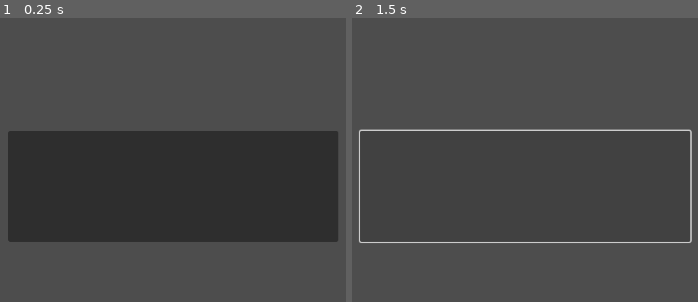
Above: before the commit, frames 1-2 (left to right).
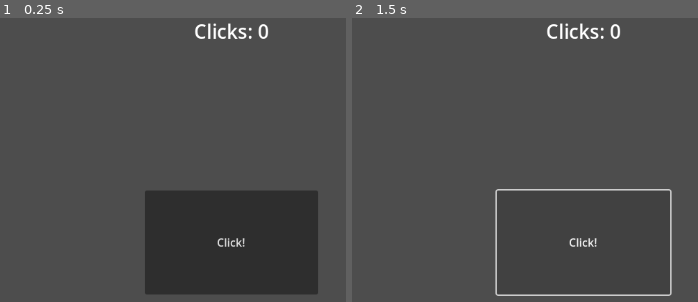
Above: after the commit, the same moments.

Repository: PeanutBouter/Clicker-Game
Game: Godot game, scene res://scenes/clicker_prototype/clicker_prototype.tscn
Same seed, same stepped clock (60 frames per second), same inputs: the game is played once before the commit and once after it. Before the commit the project starts from res://Clicker.tscn.
Inputs (mouse positions are in pixels of both pictures, inside the frame that each line leads up to; where the layout moved, square brackets give the same spot in the first picture):
- Up to frame 1 (0.25 s): no input
- Up to frame 2 (1.5 s): click (583, 242) [525, 185] at 0.5 s; click (583, 242) [525, 185] at 1.25 s

The runs differ from the first frame. In frame 1, 38% of the frame differs, in the area x 2-98%, y 1-98%; in frame 2, 3.1%.
Error after the commit: Invalid access to property or key 'data' on a base object of type 'Nil'. (res://scenes/clicker_prototype/clicker_prototype.gd:14)

Commit message:
creation de data

Diff:
--- a/Clicker.tscn
+++ /dev/null
@@ -1,9 +0,0 @@
-[gd_scene format=3 uid="uid://35fps1womp1t"]
-
-[node name="Node2D" type="Node2D"]
-
-[node name="Button" type="Button" parent="."]
-offset_left = 254.0
-offset_top = 163.0
-offset_right = 730.0
-offset_bottom = 323.0
--- a/icon.svg
+++ /dev/null
@@ -1 +0,0 @@
-<svg xmlns="http://www.w3.org/2000/svg" width="128" height="128"><rect width="124" height="124" x="2" y="2" fill="#363d52" stroke="#212532" stroke-width="4" rx="14"/><g fill="#fff" transform="translate(12.322 12.322)scale(.101)"><path d="M105 673v33q407 354 814 0v-33z"/><path fill="#478cbf" d="m105 673 152 14q12 1 15 14l4 67 132 10 8-61q2-11 15-15h162q13 4 15 15l8 61 132-10 4-67q3-13 15-14l152-14V427q30-39 56-81-35-59-83-108-43 20-82 47-40-37-88-64 7-51 8-102-59-28-123-42-26 43-46 89-49-7-98 0-20-46-46-89-64 14-123 42 1 51 8 102-48 27-88 64-39-27-82-47-48 49-83 108 26 42 56 81zm0 33v39c0 276 813 276 814 0v-39l-134 12-5 69q-2 10-14 13l-162 11q-12 0-16-11l-10-65H446l-10 65q-4 11-16 11l-162-11q-12-3-14-13l-5-69z"/><path d="M483 600c0 34 58 34 58 0v-86c0-34-58-34-58 0z"/><circle cx="725" cy="526" r="90"/><circle cx="299" cy="526" r="90"/></g><g fill="#414042" transform="translate(12.322 12.322)scale(.101)"><circle cx="307" cy="532" r="60"/><circle cx="717" cy="532" r="60"/></g></svg>
--- a/project.godot
+++ b/project.godot
@@ -11,6 +11,12 @@
 [application]
 
 config/name="clicker"
-run/main_scene="res://Clicker.tscn"
+run/main_scene="res://scenes/clicker_prototype/clicker_prototype.tscn"
 config/features=PackedStringArray("4.4", "Forward Plus")
-config/icon="res://icon.svg"
+
+[file_customization]
+
+folder_colors={
+"res://scenes/": "red",
+"res://scripts/": "yellow"
+}
--- /dev/null
+++ b/scenes/Game/game.gd
@@ -0,0 +1,14 @@
+class_name Game
+extends Node
+
+static var ref : Game
+
+func _enter_tree() -> void:
+	if ref:
+		queue_free()
+		return
+
+	ref = self
+
+
+var data : Data = Data.new()
--- /dev/null
+++ b/scenes/Game/game.tscn
@@ -0,0 +1,10 @@
+[gd_scene load_steps=3 format=3 uid="uid://dl1gakda6285e"]
+
+[ext_resource type="Script" uid="uid://b72qbriwrns8c" path="res://scripts/data.gd" id="1_jm17p"]
+[ext_resource type="PackedScene" uid="uid://bmfnsrju2yjcq" path="res://scenes/clicker_prototype/clicker_prototype.tscn" id="2_jm17p"]
+
+[node name="Game" type="Node"]
+script = ExtResource("1_jm17p")
+
+[node name="ClickerPrototype" parent="." instance=ExtResource("2_jm17p")]
+script = ExtResource("1_jm17p")
--- /dev/null
+++ b/scenes/clicker_prototype/clicker_prototype.gd
@@ -0,0 +1,23 @@
+class_name ClickerPrototype
+extends Control
+
+
+@export
+var label : Label
+
+
+func _ready() -> void:
+	update_label()
+
+
+func update_label() -> void:
+	label.text = "Gold : %s" %Game.ref.data.gold
+
+
+func increase_clicks() -> void:
+	Game.ref.data.gold += 1
+	update_label()
+
+
+func _on_button_pressed() -> void:
+	increase_clicks()
--- /dev/null
+++ b/scenes/clicker_prototype/clicker_prototype.tscn
@@ -0,0 +1,43 @@
+[gd_scene load_steps=2 format=3 uid="uid://bmfnsrju2yjcq"]
+
+[ext_resource type="Script" uid="uid://bd2jrfk7j6n3c" path="res://scenes/clicker_prototype/clicker_prototype.gd" id="1_kbd0p"]
+
+[node name="ClickerPrototype" type="Control" node_paths=PackedStringArray("label")]
+layout_mode = 3
+anchors_preset = 15
+anchor_right = 1.0
+anchor_bottom = 1.0
+grow_horizontal = 2
+grow_vertical = 2
+script = ExtResource("1_kbd0p")
+label = NodePath("Label")
+
+[node name="Label" type="Label" parent="."]
+layout_mode = 1
+anchors_preset = 5
+anchor_left = 0.5
+anchor_right = 0.5
+offset_left = -54.0
+offset_right = 54.0
+offset_bottom = 39.0
+grow_horizontal = 2
+theme_type_variation = &"HeaderLarge"
+text = "Clicks: 0"
+
+[node name="Button" type="Button" parent="."]
+custom_minimum_size = Vector2(250, 150)
+layout_mode = 1
+anchors_preset = 8
+anchor_left = 0.5
+anchor_top = 0.5
+anchor_right = 0.5
+anchor_bottom = 0.5
+offset_left = -114.5
+offset_top = -61.0
+offset_right = 114.5
+offset_bottom = 61.0
+grow_horizontal = 2
+grow_vertical = 2
+text = "Click!"
+
+[connection signal="pressed" from="Button" to="." method="_on_button_pressed"]
--- /dev/null
+++ b/scripts/data.gd
@@ -0,0 +1,4 @@
+class_name Data
+
+
+var gold : int = 0
Not shown, removed: icon.svg.import
Not shown, added: scenes/Game/game.gd.uid
Not shown, added: scenes/clicker_prototype/clicker_prototype.gd.uid
Not shown, added: scripts/data.gd.uid
